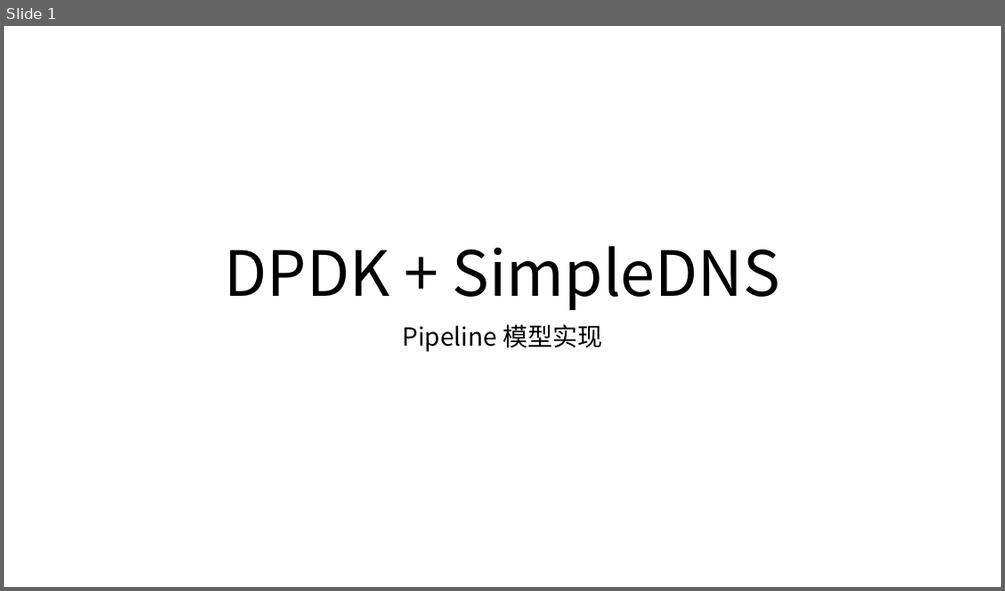
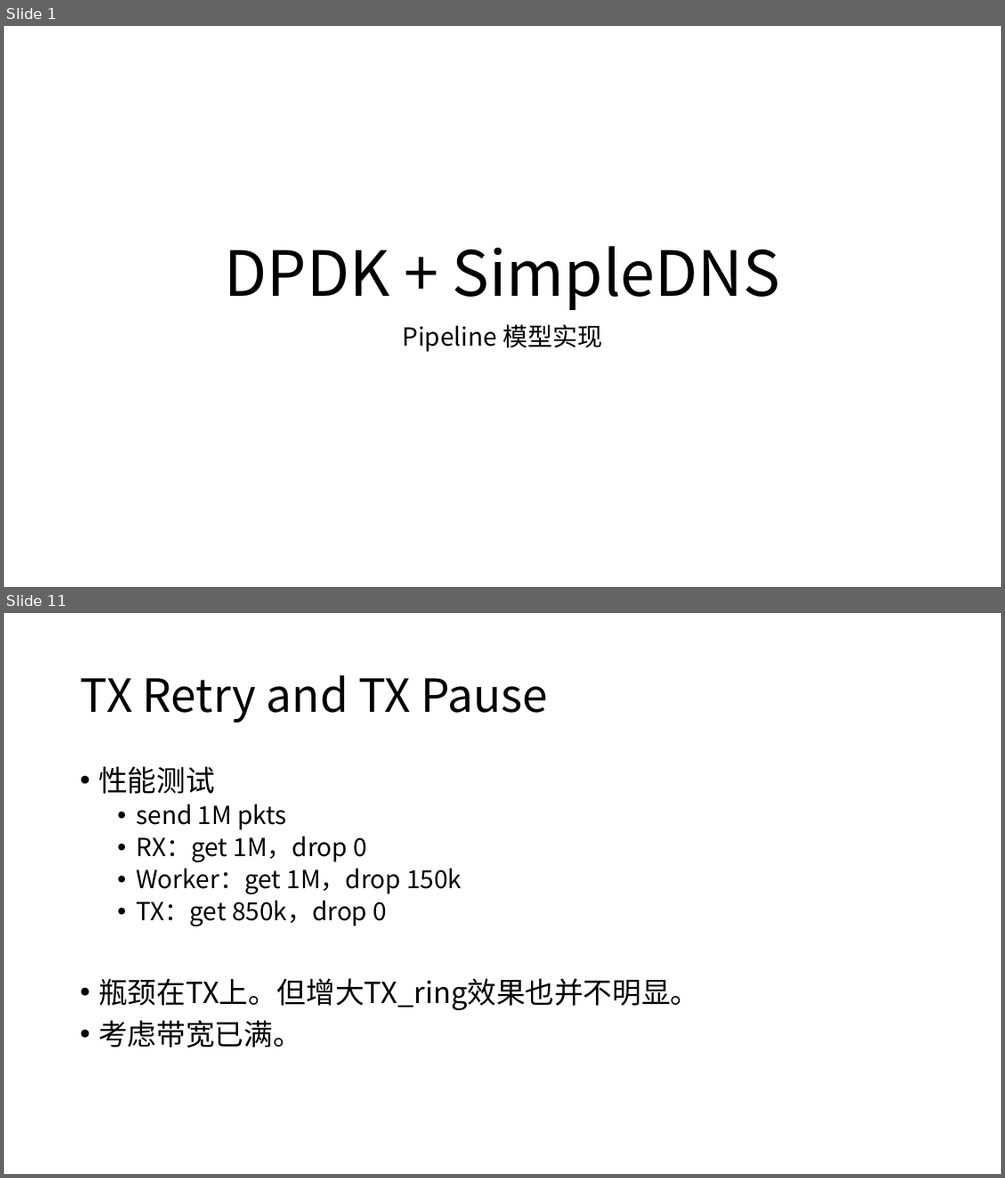
Before and after one commit to yuanyiwei/netalgo, a slide deck: report/lab4/第四阶段_邓龙.pptx. Shown one above the other, each under a label of ours: slide 1 before the commit, slides 1 and 11 after it; the slides between them are not shown. The pictures are 1005x591 and 1005x1178 pixels, drawn with LibreOffice and Linux fonts; fonts in the diff are those of the drawing. Boxes give left, top, right and bottom in pixels: in the first picture for what was removed or moved away, otherwise in the second. Text is boxed around its words. In the diff, an @@ line names an element or a change of style, - is before the commit and + after.

```diff
--- a/report/lab4/第四阶段_邓龙.pptx
+++ b/report/lab4/第四阶段_邓龙.pptx
@@ slide 11 added at <box>4,613,1001,1174</box>, background #FFFFFF @@
@@ title added at <box>80,675,549,722</box>, 44 pt, text #000000 @@
+TX Retry and TX Pause
@@ text added at <box>98,766,699,1047</box>, 24 pt, text #000000 @@
+• 性能测试
+  • send 1M pkts
+  • RX：get 1M，drop 0
+  • Worker：get 1M，drop 150k
+  • TX：get 850k，drop 0
+• 瓶颈在TX上。但增大TX_ring效果也并不明显。
+• 考虑带宽已满。
```
Also in this commit, not shown: 10 other slides added, 1 slide removed, 2 other files.
